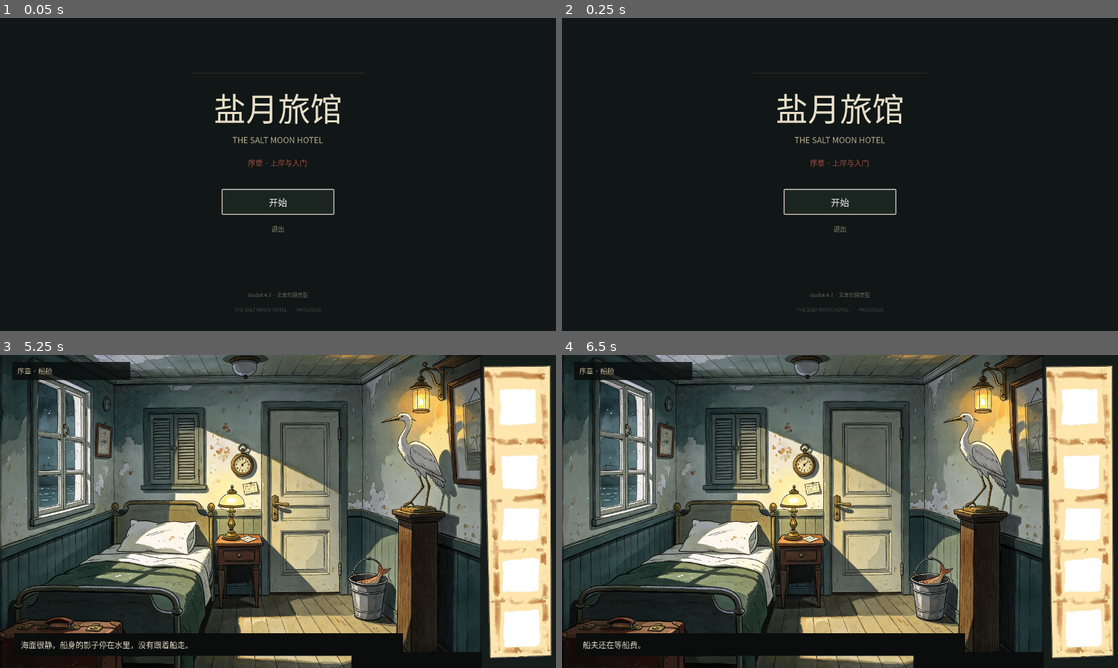
Above: before the commit, frames 1-4 (two rows, left to right).
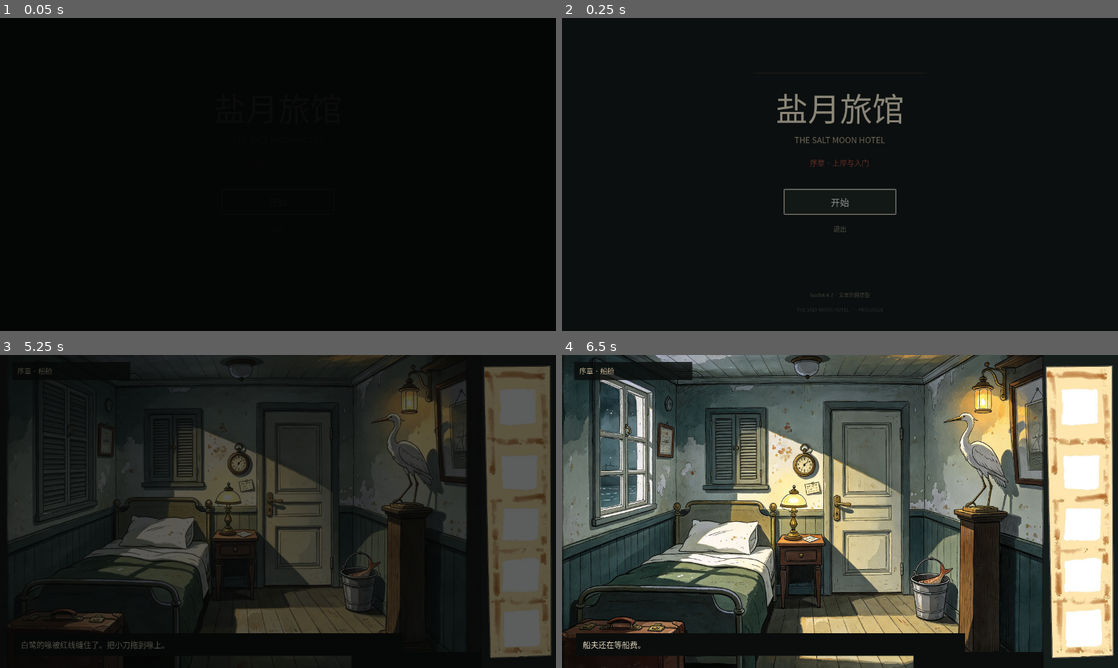
Above: after the commit, the same moments.

Repository: CorinJing/gugu_gaga
Game: Godot game, scene res://scenes/main.tscn
The game is run twice, just before and just after one commit, with the same random seed, the same clock (stepped at 60 frames per second) and the same inputs.
Inputs (mouse positions are in pixels of both pictures, inside the frame that each line leads up to):
- Up to frame 1 (0.05 s): no input
- Up to frame 2 (0.25 s): no input
- Up to frame 3 (5.25 s): click "开始" at 0.5 s; move the mouse to (400, 495) at 1.27 s; click (400, 495) at 1.42 s; tap Enter at 2, 3.5, 5 s; drag from (166, 527) to (250, 574) at 2.02 s; tap Space at 2.75, 4.25 s; move the mouse to (333, 442) at 2.77 s; click (333, 442) at 2.92 s; drag from (250, 574) to (111, 464) at 3.52 s; move the mouse to (444, 558) at 4.27 s; click (444, 558) at 4.42 s; drag from (111, 464) to (194, 433) at 5.02 s
- Up to frame 4 (6.5 s): move the mouse to (867, 511) at 5.77 s; click (867, 511) at 5.92 s

The runs differ from the first frame. In frame 1, 3.2% of the frame differs, in the area x 34-66%, y 17-94%; in frame 2, 1.4%; in frame 3, 75%, in the area x 0-100%, y 0-100%; in frame 4, nothing differs.

Commit message:
feat: 全屏黑场渐变过渡

Diff:
--- a/project.godot
+++ b/project.godot
@@ -20,6 +20,7 @@
 
 GameState="*res://scripts/autoload/game_state.gd"
 WindowManager="*res://scripts/autoload/window_manager.gd"
+SceneTransition="*res://scripts/autoload/scene_transition.gd"
 
 [display]
 
--- /dev/null
+++ b/scripts/autoload/scene_transition.gd
@@ -0,0 +1,56 @@
+extends CanvasLayer
+
+## Reusable fade-to-black transition for both scene changes and in-scene cuts.
+
+const FADE_OUT := 0.28
+const FADE_IN := 0.34
+
+var _rect: ColorRect
+var _busy := false
+
+
+func _ready() -> void:
+	layer = 1000
+	_rect = ColorRect.new()
+	_rect.color = Color(0.015, 0.02, 0.018, 1.0)
+	_rect.mouse_filter = Control.MOUSE_FILTER_STOP
+	add_child(_rect)
+	_rect.set_anchors_and_offsets_preset(Control.PRESET_FULL_RECT)
+	_rect.modulate.a = 1.0
+	await get_tree().process_frame
+	await _fade_to(0.0, 0.45)
+	_rect.mouse_filter = Control.MOUSE_FILTER_IGNORE
+
+
+func _fade_to(alpha: float, duration: float) -> void:
+	var tween := create_tween()
+	tween.set_trans(Tween.TRANS_SINE).set_ease(Tween.EASE_IN_OUT)
+	tween.tween_property(_rect, "modulate:a", alpha, duration)
+	await tween.finished
+
+
+func transition(callback: Callable) -> void:
+	if _busy:
+		return
+	_busy = true
+	_rect.mouse_filter = Control.MOUSE_FILTER_STOP
+	await _fade_to(1.0, FADE_OUT)
+	callback.call()
+	await get_tree().process_frame
+	await _fade_to(0.0, FADE_IN)
+	_rect.mouse_filter = Control.MOUSE_FILTER_IGNORE
+	_busy = false
+
+
+func change_scene(path: String) -> void:
+	if _busy:
+		return
+	_busy = true
+	_rect.mouse_filter = Control.MOUSE_FILTER_STOP
+	await _fade_to(1.0, FADE_OUT)
+	get_tree().change_scene_to_file(path)
+	await get_tree().process_frame
+	await get_tree().process_frame
+	await _fade_to(0.0, FADE_IN)
+	_rect.mouse_filter = Control.MOUSE_FILTER_IGNORE
+	_busy = false
--- a/scripts/main.gd
+++ b/scripts/main.gd
@@ -60,7 +60,7 @@
 
 func _on_start_pressed() -> void:
 	GameState.reset()
-	get_tree().change_scene_to_file("res://scenes/prologue/prologue_demo.tscn")
+	SceneTransition.change_scene("res://scenes/prologue/prologue_demo.tscn")
 
 
 func _on_quit_pressed() -> void:
--- a/scripts/prologue/boat_cabin.gd
+++ b/scripts/prologue/boat_cabin.gd
@@ -98,4 +98,4 @@
 
 func _on_action_pressed() -> void:
 	if GameState.has_flag("prologue_window_open"):
-		get_tree().change_scene_to_file("res://scenes/prologue/shore.tscn")
+		SceneTransition.change_scene("res://scenes/prologue/shore.tscn")
--- a/scripts/prologue/hotel_exterior.gd
+++ b/scripts/prologue/hotel_exterior.gd
@@ -172,7 +172,7 @@
 
 func _on_action_pressed() -> void:
 	if GameState.has_flag("hotel_door_open"):
-		get_tree().change_scene_to_file("res://scenes/prologue/prologue_end.tscn")
+		SceneTransition.change_scene("res://scenes/prologue/prologue_end.tscn")
 	elif GameState.has_flag("prologue_dial_solved"):
 		_open_door()
 
--- a/scripts/prologue/prologue_demo.gd
+++ b/scripts/prologue/prologue_demo.gd
@@ -59,6 +59,12 @@
 
 func _is_left_click(event: InputEvent) -> bool:
 	return event is InputEventMouseButton and event.button_index == MOUSE_BUTTON_LEFT and event.pressed
+
+
+func _transition_to(next: State) -> void:
+	if next == state:
+		return
+	await SceneTransition.transition(func() -> void: _set_state(next))
 
 
 func _set_state(next: State) -> void:
@@ -233,7 +239,7 @@
 	if not _is_left_click(event) or state != State.CABIN_CLOSED:
 		return
 	GameState.set_flag("prologue_window_open")
-	_set_state(State.CABIN_OPEN)
+	_transition_to(State.CABIN_OPEN)
 
 
 func _on_suitcase_input(event: InputEvent) -> void:
@@ -242,12 +248,12 @@
 	if state != State.CABIN_CLOSED and state != State.CABIN_OPEN:
 		return
 	_cabin_return_state = state
-	_set_state(State.SUITCASE_VIEW)
+	_transition_to(State.SUITCASE_VIEW)
 
 
 func _on_back_pressed() -> void:
 	if state == State.SUITCASE_VIEW:
-		_set_state(_cabin_return_state)
+		_transition_to(_cabin_return_state)
 
 
 func _on_suitcase_knife_input(event: InputEvent) -> void:
@@ -330,7 +336,7 @@
 	if not _is_left_click(event):
 		return
 	if GameState.has_item("coin"):
-		_set_state(State.BOAT)
+		_transition_to(State.BOAT)
 	else:
 		hud.set_prompt("船夫还在等船费。")
 
@@ -378,15 +384,15 @@
 	match state:
 		State.CABIN_OPEN:
 			if GameState.has_item("coin"):
-				_set_state(State.BOAT)
+				_transition_to(State.BOAT)
 		State.BOAT:
-			_set_state(State.DOCK)
+			_transition_to(State.DOCK)
 		State.DOCK:
-			_set_state(State.FERRYMAN)
+			_transition_to(State.FERRYMAN)
 		State.FERRYMAN:
 			if GameState.has_flag("ferry_paid"):
-				_set_state(State.WAITER)
+				_transition_to(State.WAITER)
 		State.WAITER:
-			_set_state(State.EGRET)
+			_transition_to(State.EGRET)
 		State.EGRET:
-			get_tree().change_scene_to_file("res://scenes/prologue/prologue_end.tscn")
+			SceneTransition.change_scene("res://scenes/prologue/prologue_end.tscn")
--- a/scripts/prologue/prologue_end.gd
+++ b/scripts/prologue/prologue_end.gd
@@ -33,4 +33,4 @@
 
 func _on_back_pressed() -> void:
 	GameState.reset()
-	get_tree().change_scene_to_file("res://scenes/main.tscn")
+	SceneTransition.change_scene("res://scenes/main.tscn")
--- a/scripts/prologue/shore.gd
+++ b/scripts/prologue/shore.gd
@@ -56,6 +56,6 @@
 
 func _on_action_pressed() -> void:
 	if GameState.has_flag("ferry_paid"):
-		get_tree().change_scene_to_file("res://scenes/prologue/hotel_exterior.tscn")
+		SceneTransition.change_scene("res://scenes/prologue/hotel_exterior.tscn")
 	else:
-		get_tree().change_scene_to_file("res://scenes/prologue/boat_cabin.tscn")
+		SceneTransition.change_scene("res://scenes/prologue/boat_cabin.tscn")
Not shown, changed: 更新日志.md
